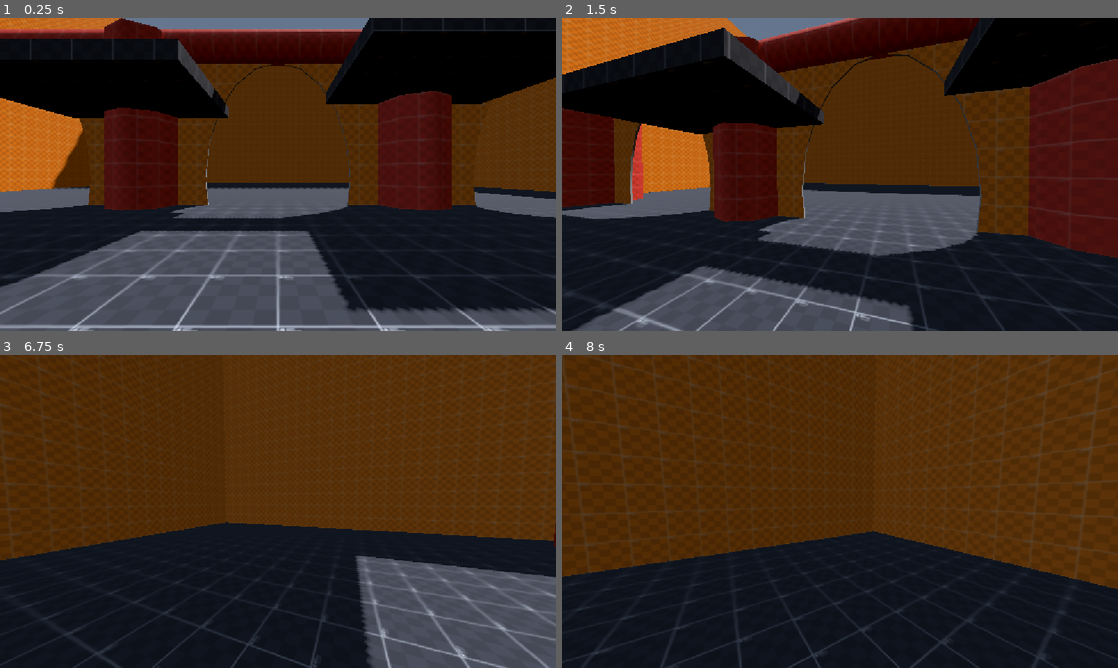
Above: before the commit, frames 1-4 (two rows, left to right).
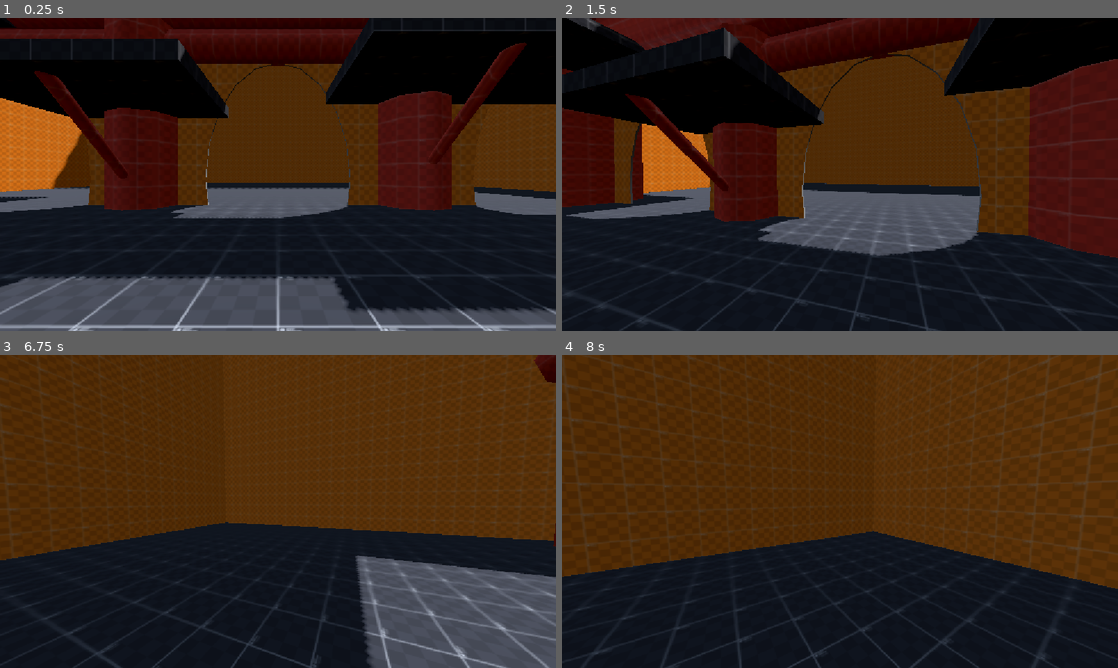
Above: after the commit, the same moments.

Repository: WhiteChedda08/TSA-game
Game: Godot game, scene res://main.tscn
The game is run twice, just before and just after one commit, with the same random seed, the same clock (stepped at 60 frames per second) and the same inputs.
Inputs (mouse positions are in pixels of both pictures, inside the frame that each line leads up to):
- Up to frame 1 (0.25 s): no input
- Up to frame 2 (1.5 s): move the mouse to (867, 174) at 0.52 s; hold Ctrl (crouch) 0.53-1.28 s; hold W (forward) from 0.53 s (still down); tap Space (jump) at 0.77 s; move the mouse to (812, 174) at 1.27 s; tap Alt (free_look) at 1.35 s
- Up to frame 3 (6.75 s): tap Space (jump) at 1.52, 3.02, 3.77, 4.52, 6.02 s; move the mouse to (289, 505) at 2.02 s; hold Shift (sprint) 2.03-2.78 s; move the mouse to (272, 517) at 2.77 s; tap Ctrl (crouch) at 2.85 s; move the mouse to (316, 514) at 3.52 s; hold Alt (free_look) 3.53-4.28 s; move the mouse to (233, 508) at 4.27 s; tap Shift (sprint) at 4.35 s; move the mouse to (283, 511) at 5.02 s; hold Ctrl (crouch) 5.03-5.78 s; move the mouse to (255, 505) at 5.77 s; release W (forward) at 5.78 s; hold D (right) 5.78-6.53 s; tap Alt (free_look) at 5.85 s; move the mouse to (305, 511) at 6.52 s; hold W (forward) from 6.53 s (still down); hold Shift (sprint) from 6.53 s (still down)
- Up to frame 4 (8 s): keep holding W (forward); tap Space (jump) at 6.77, 7.52 s; move the mouse to (812, 511) at 7.27 s; release Shift (sprint) at 7.28 s; tap Ctrl (crouch) at 7.35 s

The runs differ from the first frame. In frame 1, 12% of the frame differs, in the area x 0-100%, y 0-84%; in frame 2, 15%, in the area x 0-64%, y 0-100%; in frame 3, 0.3%; in frame 4, nothing differs.

Commit message:
updated test map

Diff:
--- a/main.tscn
+++ b/main.tscn
@@ -95,31 +95,31 @@
 sides = 20
 
 [node name="CSGCylinder3D" type="CSGCylinder3D" parent="stage" unique_id=1710839395]
-transform = Transform3D(1, 0, 0, 0, 1, 0, 0, 0, 1, -6.5, 3.5499997, 0)
+transform = Transform3D(1, 0, 0, 0, 1, 0, 0, 0, 1, -6.5, 3.8125, 0)
 use_collision = true
 radius = 1.6142578
-height = 8.9
+height = 9.425
 material = SubResource("StandardMaterial3D_lquwl")
 
 [node name="CSGCylinder3D2" type="CSGCylinder3D" parent="stage" unique_id=656338623]
-transform = Transform3D(1, 0, 0, 0, 1, 0, 0, 0, 1, 6.5, 3.5499997, 0)
+transform = Transform3D(1, 0, 0, 0, 1, 0, 0, 0, 1, 6.5, 3.8124995, 0)
 use_collision = true
 radius = 1.6142578
-height = 8.9
+height = 9.424999
 material = SubResource("StandardMaterial3D_lquwl")
 
 [node name="CSGCylinder3D3" type="CSGCylinder3D" parent="stage" unique_id=771912321]
-transform = Transform3D(1, 0, 0, 0, 1, 0, 0, 0, 1, -20.500002, 3.5499997, 0)
+transform = Transform3D(1, 0, 0, 0, 1, 0, 0, 0, 1, -20.500002, 3.775, 0)
 use_collision = true
 radius = 2.5
-height = 8.9
+height = 9.35
 material = SubResource("StandardMaterial3D_lquwl")
 
 [node name="CSGCylinder3D4" type="CSGCylinder3D" parent="stage" unique_id=521410813]
-transform = Transform3D(1, 0, 0, 0, 1, 0, 0, 0, 1, 20.499998, 3.5499997, 0)
+transform = Transform3D(1, 0, 0, 0, 1, 0, 0, 0, 1, 20.499998, 3.8125, 0)
 use_collision = true
 radius = 2.5
-height = 8.9
+height = 9.425
 material = SubResource("StandardMaterial3D_lquwl")
 
 [node name="CSGCylinder3D5" type="CSGCylinder3D" parent="stage" unique_id=838177894]
@@ -164,9 +164,9 @@
 material = SubResource("StandardMaterial3D_1bvp3")
 
 [node name="CSGBox3D5" type="CSGBox3D" parent="stage" unique_id=376246397]
-transform = Transform3D(5.1, 0, 0, 0, 1, 0, 0, 0, 5, 6.1549997, 5.2500005, 2.5999997)
-use_collision = true
-size = Vector3(1.5, 0.5, 1)
+transform = Transform3D(5.1, 0, 0, 0, 1, 0, 0, 0, 5, 9.469999, 5.2500005, 2.5999997)
+use_collision = true
+size = Vector3(2.8, 0.5, 1)
 material = SubResource("StandardMaterial3D_1bvp3")
 
 [node name="CSGBox3D6" type="CSGBox3D" parent="stage" unique_id=19821319]
@@ -174,6 +174,90 @@
 use_collision = true
 size = Vector3(1.5, 0.5, 1)
 material = SubResource("StandardMaterial3D_1bvp3")
+
+[node name="CSGBox3D7" type="CSGBox3D" parent="stage" unique_id=1426039913]
+transform = Transform3D(5.1, 0, 0, 0, 1, 0, 0, 0, 5, 10.009999, 7.1500006, 2.5999997)
+use_collision = true
+size = Vector3(0.8, 0.5, 1)
+material = SubResource("StandardMaterial3D_1bvp3")
+
+[node name="CSGBox3D8" type="CSGBox3D" parent="stage" unique_id=1276269299]
+transform = Transform3D(3.6062446, -0.70710677, 0, 3.6062446, 0.70710677, 0, 0, 0, 5, 17.729687, 6.9696884, 2.5999997)
+use_collision = true
+size = Vector3(0.90000004, 0.5, 1)
+material = SubResource("StandardMaterial3D_1bvp3")
+
+[node name="CSGBox3D9" type="CSGBox3D" parent="stage" unique_id=2070528562]
+transform = Transform3D(5.1, 0, 0, 0, 0.99999994, 0, 0, 0, 5, 21.529688, 8.569689, 2.5999997)
+use_collision = true
+size = Vector3(0.90000004, 0.5, 1)
+material = SubResource("StandardMaterial3D_1bvp3")
+
+[node name="CSGCylinder3D7" type="CSGCylinder3D" parent="stage" unique_id=1199973915]
+transform = Transform3D(-1.005362e-07, 1, 0, -2.3000002, -4.371139e-08, 0, 0, 0, 2.38, 0.0093746185, 10.349999, 0)
+use_collision = true
+radius = 0.8
+height = 48.018753
+material = SubResource("StandardMaterial3D_lquwl")
+
+[node name="CSGCylinder3D6" type="CSGCylinder3D" parent="stage/CSGCylinder3D7" unique_id=1230971429]
+transform = Transform3D(1, 7.283063e-14, 0, 4.618528e-13, 0.9999961, 0, 0, 0, 0.97058815, 0, 0, 0)
+operation = 2
+use_collision = true
+radius = 0.8
+height = 48.018753
+material = SubResource("StandardMaterial3D_lquwl")
+
+[node name="CSGCylinder3D" type="CSGCylinder3D" parent="stage/CSGCylinder3D7" unique_id=108468948]
+transform = Transform3D(1, 1.900474e-08, -4.561186e-08, 1.9004204e-08, -4.3711378e-08, 2.3999996, 1.1179389e-08, -0.5882352, -6.171019e-08, -4.7683716e-07, 21.699995, 0.3207719)
+operation = 2
+radius = 0.6
+height = 2.140625
+
+[node name="CSGCylinder3D2" type="CSGCylinder3D" parent="stage/CSGCylinder3D7" unique_id=1410969522]
+transform = Transform3D(1, 1.9004684e-08, -4.561186e-08, 1.9004204e-08, -4.3711378e-08, 2.3999996, 1.1179389e-08, -0.5882352, -6.171019e-08, 4.7683716e-07, -16.600004, -0.21737142)
+operation = 2
+radius = 0.6
+height = 3.9703126
+
+[node name="CSGBox3D10" type="CSGBox3D" parent="stage" unique_id=1036571384]
+transform = Transform3D(5.1, 0, 0, 0, 1, 0, 0, 0, 5, -16.445002, 8.85, -1.1500001)
+use_collision = true
+size = Vector3(1.5, 0.5, 2.5)
+material = SubResource("StandardMaterial3D_1bvp3")
+
+[node name="CSGBox3D11" type="CSGBox3D" parent="stage" unique_id=366965557]
+transform = Transform3D(5.1, 0, 0, 0, 1, 0, 0, 0, 5, -16.445, 8.85, 11.4)
+use_collision = true
+size = Vector3(1.5, 0.5, 1)
+material = SubResource("StandardMaterial3D_1bvp3")
+
+[node name="CSGBox3D12" type="CSGBox3D" parent="stage" unique_id=895942280]
+transform = Transform3D(5.1, 0, 0, 0, 1, 0, 0, 0, 5, -16.445, 8.85, 19.5)
+use_collision = true
+size = Vector3(1.5, 0.5, 1)
+material = SubResource("StandardMaterial3D_1bvp3")
+
+[node name="CSGCylinder3D6" type="CSGCylinder3D" parent="stage" unique_id=582536253]
+transform = Transform3D(0.7, 0, 0, 0, 0.21213204, -0.45961937, 0, 0.21213204, 0.45961937, 6.5000005, 3.360704, 2.763205)
+use_collision = true
+radius = 0.3
+height = 17.025002
+material = SubResource("StandardMaterial3D_lquwl")
+
+[node name="CSGCylinder3D8" type="CSGCylinder3D" parent="stage" unique_id=124116603]
+transform = Transform3D(1.75, 0, 0, 0, 0.54, 0, 0, 0, 1.9109997, 6.5000005, 5.4225793, 9.763205)
+use_collision = true
+radius = 0.3
+height = 24.612501
+material = SubResource("StandardMaterial3D_lquwl")
+
+[node name="CSGCylinder3D9" type="CSGCylinder3D" parent="stage" unique_id=223464852]
+transform = Transform3D(1.75, 0, 0, 0, 0.54, 0, 0, 0, 1.9109997, 0.9000006, 5.4225793, 15.063205)
+use_collision = true
+radius = 0.3
+height = 24.612501
+material = SubResource("StandardMaterial3D_lquwl")
 
 [node name="env" type="Node3D" parent="." unique_id=1156764981]
 
@@ -210,3 +294,10 @@
 
 [node name="camera" type="Camera3D" parent="player/nek/head/eyes" unique_id=101131142]
 transform = Transform3D(0.99999994, 0, 0, 0, 1, 0, 0, 0, 0.99999994, 0, 0, -0.31481552)
+
+[node name="CSGCylinder3D" type="CSGCylinder3D" parent="." unique_id=1100723112]
+transform = Transform3D(0.7, 0, 0, 0, 0.21213204, -0.45961937, 0, 0.21213204, 0.45961937, -6.5, 2.760704, 2.763205)
+use_collision = true
+radius = 0.3
+height = 17.025002
+material = SubResource("StandardMaterial3D_lquwl")
